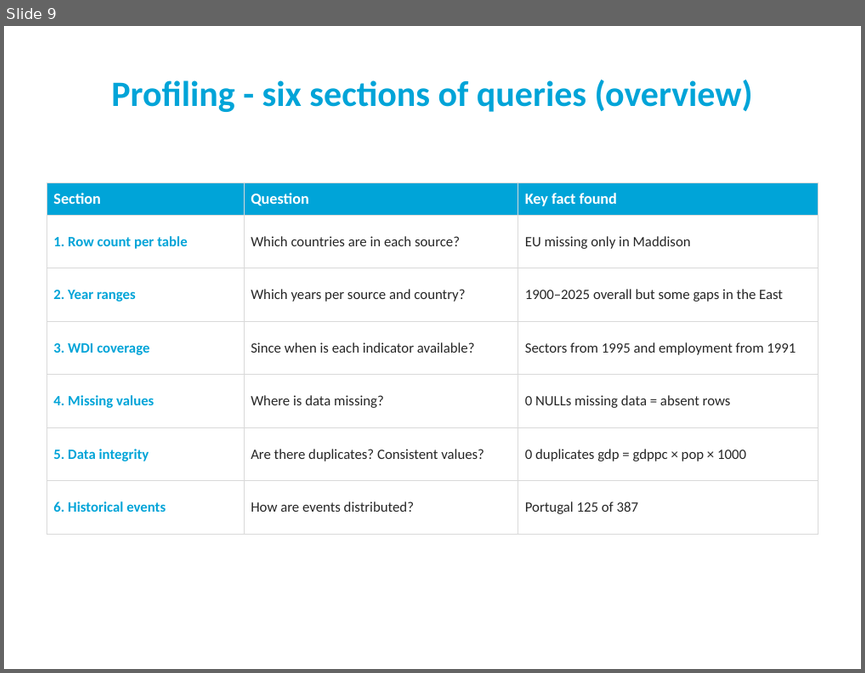
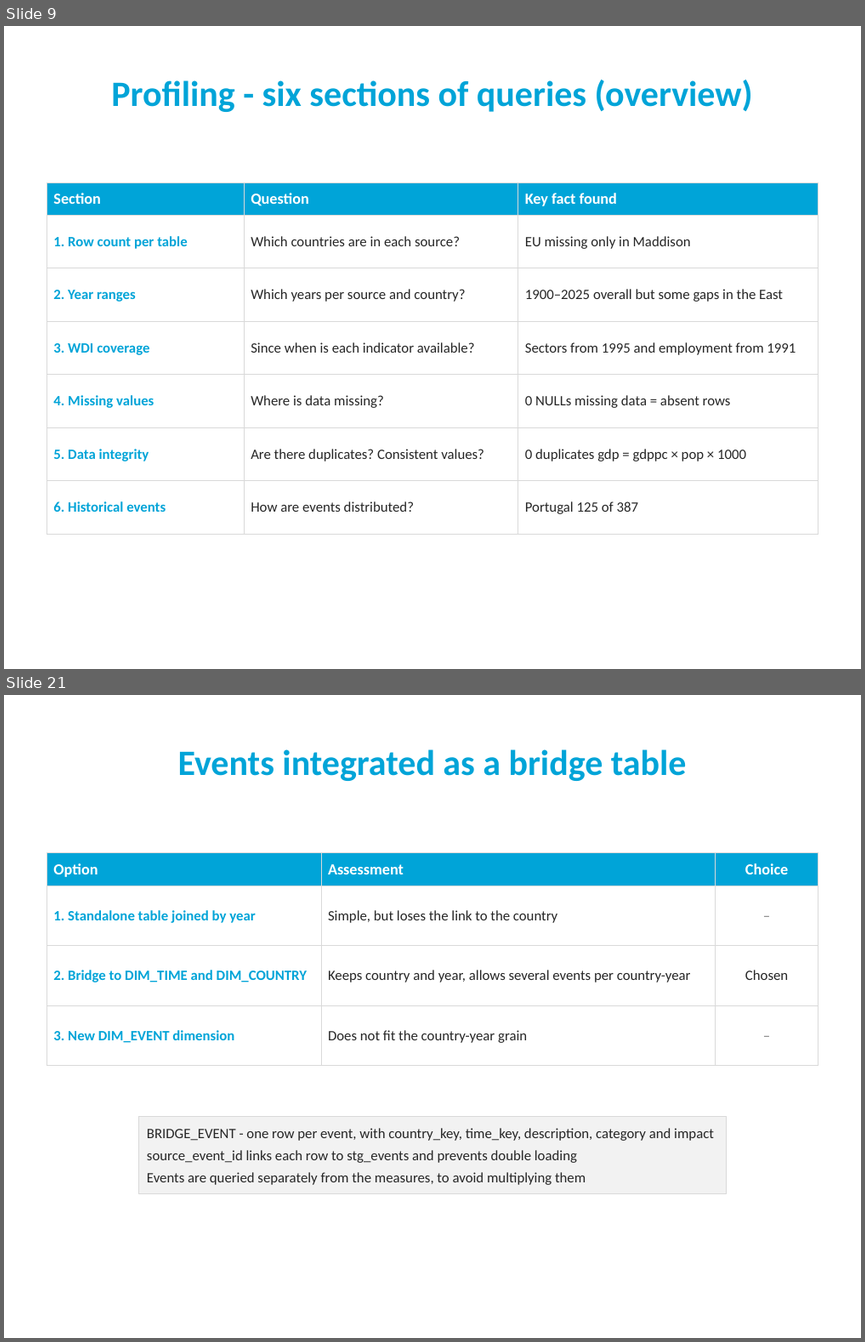
Before and after one commit to goncalo151515/AID, a slide deck: slides_20.pptx. Shown one above the other, each under a label of ours: slide 9 before the commit, slides 9 and 21 after it; the slides between them are not shown. The pictures are 865x673 and 865x1342 pixels, drawn with LibreOffice and Linux fonts; fonts in the diff are those of the drawing; background and template pictures are left out. Boxes give left, top, right and bottom in pixels: in the first picture for what was removed or moved away, otherwise in the second. Text is boxed around its words. In the diff, an @@ line names an element or a change of style, - is before the commit and + after.

```diff
--- a/slides_20.pptx
+++ b/slides_20.pptx
@@ slide 21 added at bbox=[4, 695, 861, 1338], background #FFFFFF @@
@@ title added at bbox=[178, 749, 687, 781], 30 pt, text #00A4D8, bold @@
+Events integrated as a bridge table
@@ table added at bbox=[46, 852, 818, 1065], 4 rows, 3 columns @@
+Option | Assessment | Choice
+1. Standalone table joined by year | Simple, but loses the link to the country | –
+2. Bridge to DIM_TIME and DIM_COUNTRY | Keeps country and year, allows several events per country-year | Chosen
+3. New DIM_EVENT dimension | Does not fit the country-year grain | –
@@ rectangle added at bbox=[138, 1116, 726, 1193], fill #F2F2F2, outline #D9D9D9 0.75 pt @@
@@ text added at bbox=[147, 1128, 714, 1185], 12 pt, text #262626 @@
+BRIDGE_EVENT - one row per event, with country_key, time_key, description, category and impact
+source_event_id links each row to stg_events and prevents double loading
+Events are queried separately from the measures, to avoid multiplying them
```
Also in this commit, not shown: 6 slides changed, 9 other slides added, 11 other files.
